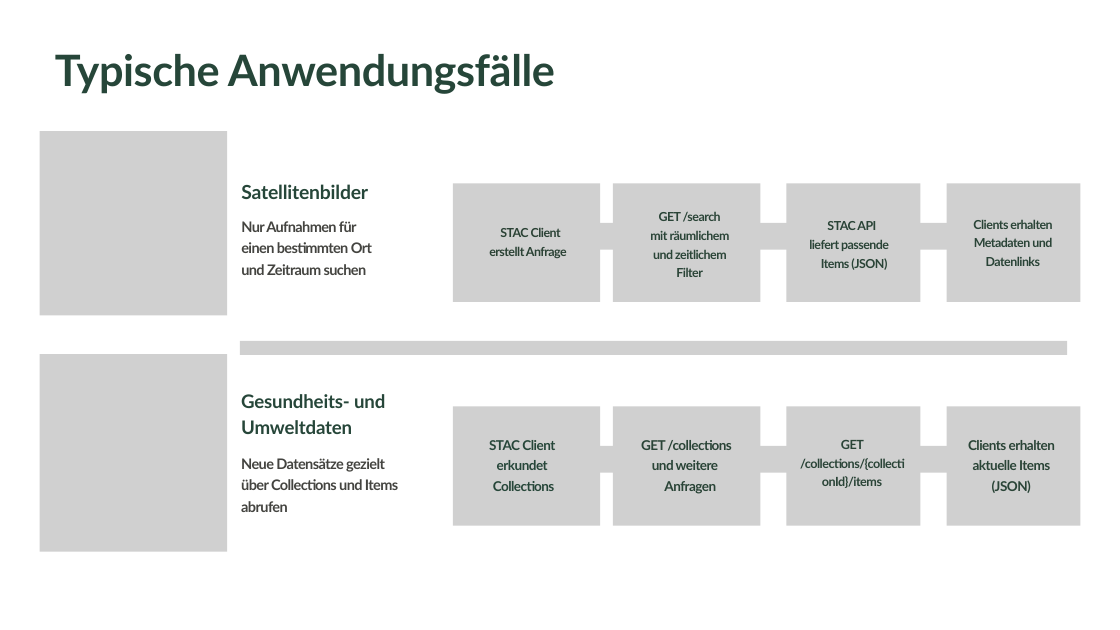
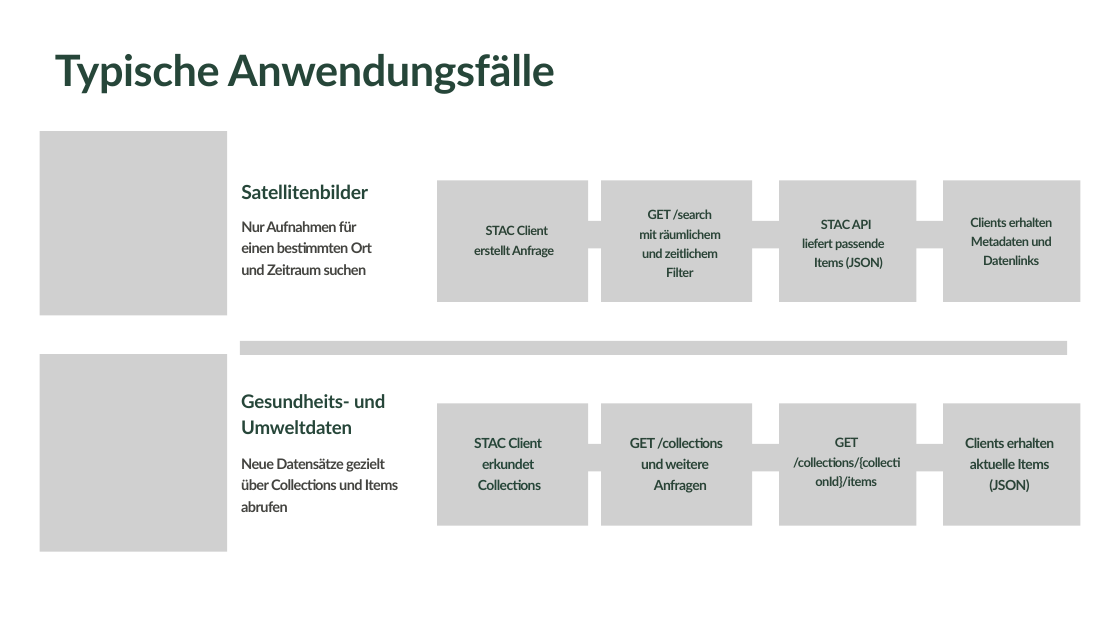
Before and after one commit to Geosoft2/geosoft2-2026, a slide deck: slide 7 of stac-api-spezifikation/STAC API Spezifikation.pptx. Drawn at 1120x630 pixels with LibreOffice and Linux fonts; fonts in the diff are those of the drawing; grey boxes stand for pictures; background and template pictures are left out. Boxes give left, top, right and bottom in pixels: in the first picture for what was removed or moved away, otherwise in the second. Text is boxed around its words. In the diff, an @@ line names an element or a change of style, - is before the commit and + after.

Commit message:
Update STAC API presentation

```diff
--- a/stac-api-spezifikation/STAC API Spezifikation.pptx
+++ b/stac-api-spezifikation/STAC API Spezifikation.pptx
@@ picture resized from (x1=453, y1=184, x2=600, y2=302) to (x1=437, y1=180, x2=588, y2=302) @@
@@ picture resized from (x1=613, y1=184, x2=760, y2=302) to (x1=601, y1=180, x2=753, y2=302) @@
@@ text "GET /search" moved from (x1=650, y1=212, x2=730, y2=277) to (x1=639, y1=209, x2=721, y2=277) @@
@@ picture resized from (x1=786, y1=184, x2=920, y2=302) to (x1=779, y1=180, x2=916, y2=302) @@
@@ picture resized from (x1=946, y1=184, x2=1080, y2=302) to (x1=943, y1=180, x2=1080, y2=302) @@
@@ size 16 to 16.4 pt, letter spacing -0.6 to -0.7 pt; line spacing 24pt to 24.6pt in 4 elements at (x1=970, y1=217, x2=1053, y2=265), (x1=802, y1=219, x2=885, y2=269), (x1=639, y1=209, x2=721, y2=277), (x1=474, y1=225, x2=554, y2=257) @@
@@ 2 pictures, 1 text moved together from (x1=809, y1=221, x2=947, y2=473) to (x1=802, y1=219, x2=944, y2=472) @@
@@ picture resized from (x1=453, y1=407, x2=600, y2=526) to (x1=437, y1=403, x2=588, y2=525) @@
@@ picture resized from (x1=613, y1=407, x2=760, y2=526) to (x1=601, y1=403, x2=753, y2=525) @@
@@ picture moved from (x1=786, y1=407, x2=920, y2=526) to (x1=779, y1=403, x2=916, y2=525) @@
@@ picture moved from (x1=946, y1=407, x2=1080, y2=526) to (x1=943, y1=403, x2=1080, y2=525) @@
@@ size 17.4 to 17.8 pt; line spacing 26.1pt to 26.8pt in 3 elements at (x1=965, y1=437, x2=1054, y2=492), (x1=630, y1=437, x2=723, y2=493), (x1=474, y1=437, x2=542, y2=490) @@
@@ 2 pictures, 2 texts moved together from (x1=489, y1=223, x2=627, y2=491) to (x1=474, y1=221, x2=615, y2=490) @@
@@ 2 pictures, 1 text moved together from (x1=641, y1=223, x2=787, y2=494) to (x1=630, y1=221, x2=780, y2=493) @@
@@ text "GET /collections/{collectionId}/items" at (x1=793, y1=437, x2=901, y2=488): size 16.2 to 16.6 pt, letter spacing -0.6 to -0.7 pt; line spacing 24.2pt to 24.9pt @@
```
Also in this commit, not shown: 4 other slides changed, 1 slide removed.
